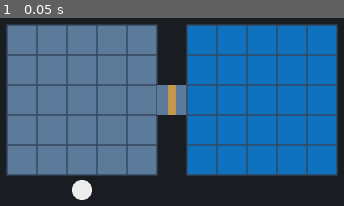
Above: before the commit, frame 1.
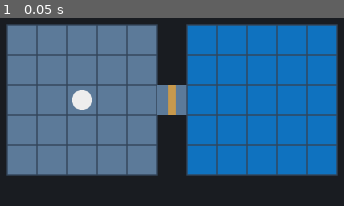
Above: after the commit, the same moment.

Repository: ryanshumway/GDScriptGame
Game: Godot game, scene res://scenes/main.tscn
Two runs of this game, one before a commit and one after it. Both use one fixed random seed, a clock stepped at 60 frames per second and the inputs below.
Inputs:
- Up to frame 1 (0.05 s): no input

The runs differ from the first frame. In frame 1, 1.0% of the frame differs, in the area x 20-27%, y 38-97%.

Commit message:
Step 5: crew member paths through the door with AStarGrid2D
Co-Authored-By: Claude Opus 5.5 <noreply@anthropic.com>

Diff:
--- a/scripts/crew_member.gd
+++ b/scripts/crew_member.gd
@@ -3,19 +3,18 @@
 ## A crew member, drawn as a circle standing on one tile.
 
 ## Which tile the crew member stands on, counted from the top-left tile (0, 0).
-@export var tile_position := Vector2i(2, 5)
+@export var tile_position := Vector2i(2, 2)
 @export var color := Color(0.93, 0.93, 0.93)
 @export var radius := 16.0
 ## How fast the crew member walks, in pixels per second.
 @export var walk_speed := 150.0
 
-## The tile the crew member was last ordered to walk to.
-var target_tile: Vector2i
+## The tiles still to walk through, in order. Empty means standing still.
+var path: Array[Vector2i] = []
 
 
 func _ready() -> void:
 	position = tile_to_pixels(tile_position)
-	target_tile = tile_position
 
 
 func _process(delta: float) -> void:
@@ -25,22 +24,14 @@
 		position = position.move_toward(tile_center, walk_speed * delta)
 		return
 
-	# Standing on a tile's center. If it isn't the target, step into the next tile.
-	if tile_position != target_tile:
-		tile_position += step_toward(target_tile)
+	# Standing on a tile's center. If there's more path, step into the next tile.
+	if not path.is_empty():
+		tile_position = path.pop_front()
 
 
-## Orders the crew member to walk to a tile.
-func walk_to(tile: Vector2i) -> void:
-	target_tile = tile
-
-
-## Returns a one-tile step toward a target: across first, then up or down.
-func step_toward(target: Vector2i) -> Vector2i:
-	var difference := target - tile_position
-	if difference.x != 0:
-		return Vector2i(signi(difference.x), 0)
-	return Vector2i(0, signi(difference.y))
+## Orders the crew member to walk through a list of tiles, in order.
+func walk_path(new_path: Array[Vector2i]) -> void:
+	path = new_path
 
 
 func _draw() -> void:
--- a/scripts/floorplan.gd
+++ b/scripts/floorplan.gd
@@ -1,14 +1,32 @@
 extends Node2D
 ## Coordinates the rooms and crew: turns the player's clicks into orders.
 
+## How many tiles wide and tall the floorplan is. Must fit every room.
+@export var grid_size := Vector2i(11, 5)
+
+## Finds the shortest route between two tiles, going around solid tiles.
+var pathfinder := AStarGrid2D.new()
+
 @onready var crew_member: CrewMember = $CrewMember
+
+
+func _ready() -> void:
+	pathfinder.region = Rect2i(Vector2i.ZERO, grid_size)
+	pathfinder.diagonal_mode = AStarGrid2D.DIAGONAL_MODE_NEVER
+	pathfinder.update()
+	for x in range(grid_size.x):
+		for y in range(grid_size.y):
+			var tile := Vector2i(x, y)
+			pathfinder.set_point_solid(tile, not is_walkable(tile))
 
 
 func _unhandled_input(event: InputEvent) -> void:
 	if event is InputEventMouseButton and event.button_index == MOUSE_BUTTON_RIGHT and event.pressed:
 		var tile := pixels_to_tile(get_local_mouse_position())
 		if is_walkable(tile):
-			crew_member.walk_to(tile)
+			var path := pathfinder.get_id_path(crew_member.tile_position, tile)
+			# The first tile in the path is where the crew member already is.
+			crew_member.walk_path(path.slice(1))
 
 
 ## Returns the floorplan tile under a pixel position, measured from the floorplan's top-left.
Not shown, changed: LEARNING.md
